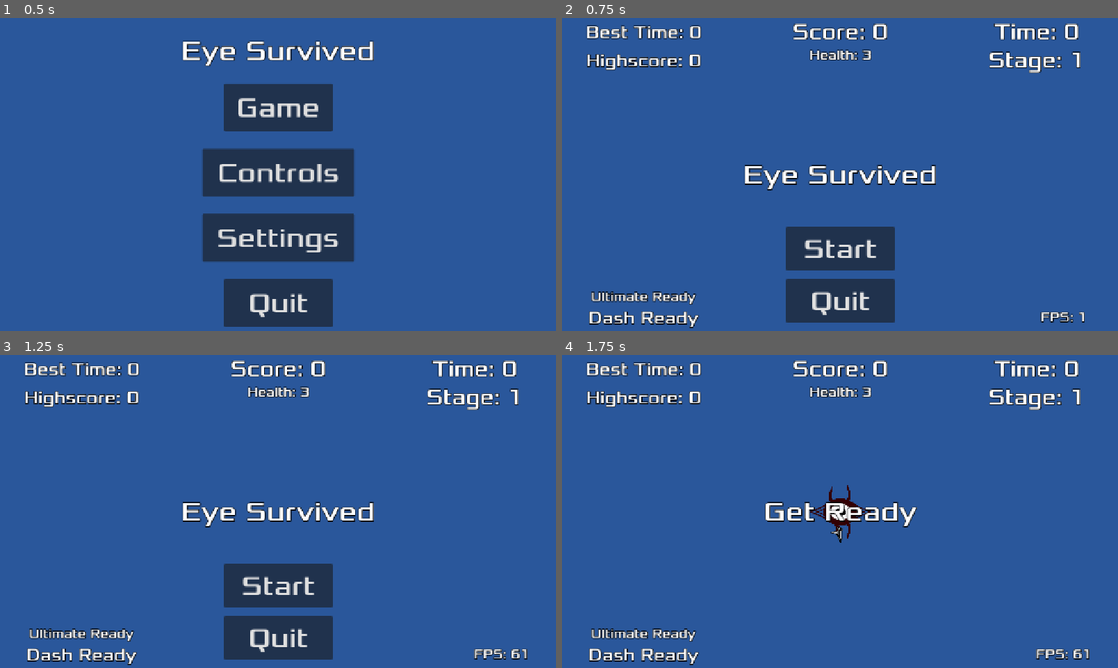
Above: before the commit, frames 1-4 (two rows, left to right).
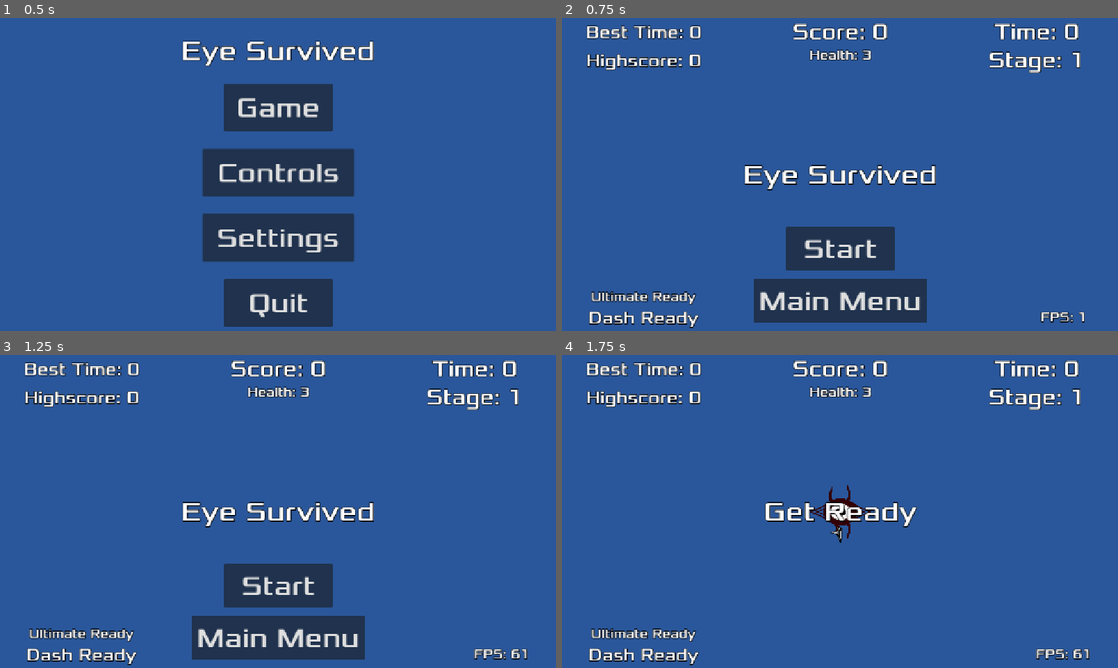
Above: after the commit, the same moments.

Repository: TacticalVortex/Eye-Survived
Game: Godot game, scene res://main.tscn
Same seed, same stepped clock (60 frames per second), same inputs: the game is played once before the commit and once after it.
Inputs:
- Up to frame 1 (0.5 s): no input
- Up to frame 2 (0.75 s): click "Game" at 0.5 s
- Up to frame 3 (1.25 s): no input
- Up to frame 4 (1.75 s): click "Start" at 1.25 s

Frame 1 is identical in both runs. In frame 2, 2.2% of the frame differs, in the area x 34-66%, y 83-98%; in frame 3, 2.2%; in frame 4, nothing differs.

Commit message:
Changed quit button
Changed the quit button after choosing game to a main menu button. Also changed its location on screen after dying.

Diff:
--- a/eye-survived/hud.gd
+++ b/eye-survived/hud.gd
@@ -8,7 +8,6 @@
 func _ready() -> void:
 	$BestTimeLabel.text = "Best Time: " + str(Global.best_time)
 	$HighScoreLabel.text = "Highscore: " + str(Global.highscore)
-	$MenuButton.hide()
 
 # Called every frame. 'delta' is the elapsed time since the previous frame.
 func _process(_delta: float) -> void:
@@ -77,14 +76,11 @@
 
 func _on_start_button_pressed():
 	$StartButton.hide()
-	$QuitButton.hide()
+	$MenuButton.hide()
 	start_game.emit()
 
 func _on_message_timer_timeout():
 	$Message.hide()
 
-func _on_quit_button_pressed() -> void:
-	get_tree().quit()
-
 func _on_menu_button_pressed():
 	main_menu.emit()
--- a/eye-survived/hud.tscn
+++ b/eye-survived/hud.tscn
@@ -8,12 +8,6 @@
 
 [sub_resource type="Shortcut" id="Shortcut_86bi8"]
 events = [SubResource("InputEventAction_1ya0t")]
-
-[sub_resource type="InputEventAction" id="InputEventAction_64ctp"]
-action = &"quit"
-
-[sub_resource type="Shortcut" id="Shortcut_8sq4i"]
-events = [SubResource("InputEventAction_64ctp")]
 
 [node name="HUD" type="CanvasLayer"]
 script = ExtResource("1_54riv")
@@ -200,20 +194,6 @@
 shortcut = SubResource("Shortcut_86bi8")
 text = "Start"
 
-[node name="QuitButton" type="Button" parent="."]
-anchors_preset = 5
-anchor_left = 0.5
-anchor_right = 0.5
-offset_left = -125.0
-offset_top = 600.0
-offset_right = 125.0
-offset_bottom = 700.0
-grow_horizontal = 2
-theme_override_fonts/font = ExtResource("1_ftl2u")
-theme_override_font_sizes/font_size = 64
-shortcut = SubResource("Shortcut_8sq4i")
-text = "Quit"
-
 [node name="MenuButton" type="Button" parent="."]
 anchors_preset = 7
 anchor_left = 0.5
@@ -221,9 +201,9 @@
 anchor_right = 0.5
 anchor_bottom = 1.0
 offset_left = -200.0
-offset_top = -245.0
+offset_top = -120.0
 offset_right = 200.0
-offset_bottom = -135.0
+offset_bottom = -20.0
 grow_horizontal = 2
 grow_vertical = 0
 theme_override_fonts/font = ExtResource("1_ftl2u")
@@ -235,6 +215,5 @@
 one_shot = true
 
 [connection signal="pressed" from="StartButton" to="." method="_on_start_button_pressed"]
-[connection signal="pressed" from="QuitButton" to="." method="_on_quit_button_pressed"]
 [connection signal="pressed" from="MenuButton" to="." method="_on_menu_button_pressed"]
 [connection signal="timeout" from="MessageTimer" to="." method="_on_message_timer_timeout"]
--- a/eye-survived/pause.gd
+++ b/eye-survived/pause.gd
@@ -19,8 +19,8 @@
 func _on_controls_button_pressed() -> void:
 	controls.emit()
 
-func _on_quit_button_pressed() -> void:
-	main_menu.emit()
-
 func _on_toggles_button_pressed() -> void:
 	toggles.emit()
+
+func _on_main_menu_button_pressed() -> void:
+	main_menu.emit()
--- a/eye-survived/pause.tscn
+++ b/eye-survived/pause.tscn
@@ -85,7 +85,7 @@
 theme_override_font_sizes/font_size = 64
 text = "Settings"
 
-[node name="QuitButton" type="Button" parent="."]
+[node name="MainMenuButton" type="Button" parent="."]
 anchors_preset = 7
 anchor_left = 0.5
 anchor_top = 1.0
@@ -105,4 +105,4 @@
 [connection signal="pressed" from="ResumeButton" to="." method="_on_resume_button_pressed"]
 [connection signal="pressed" from="ControlsButton" to="." method="_on_controls_button_pressed"]
 [connection signal="pressed" from="TogglesButton" to="." method="_on_toggles_button_pressed"]
-[connection signal="pressed" from="QuitButton" to="." method="_on_quit_button_pressed"]
+[connection signal="pressed" from="MainMenuButton" to="." method="_on_main_menu_button_pressed"]
Not shown: 1 places in eye-survived/hud.tscn that only renumber resources
Not shown: 1 places in eye-survived/settings.tscn that only renumber resources
